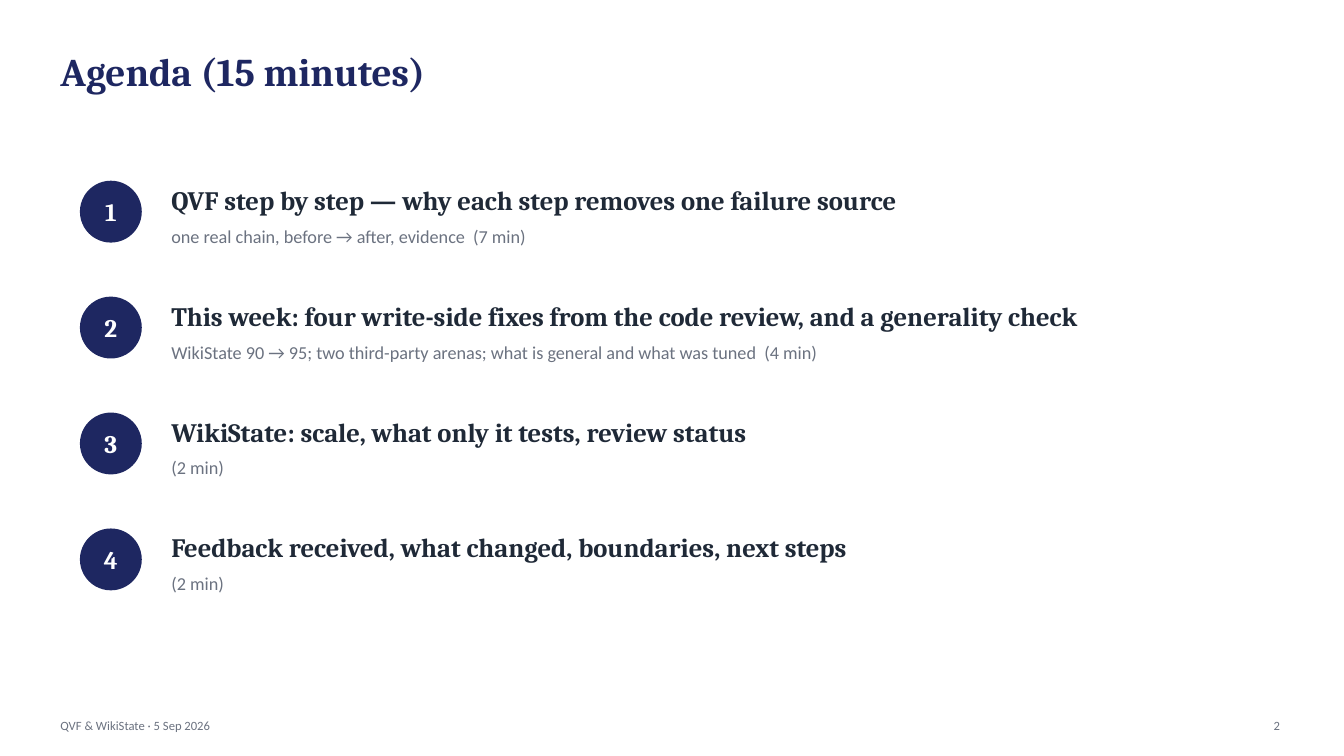
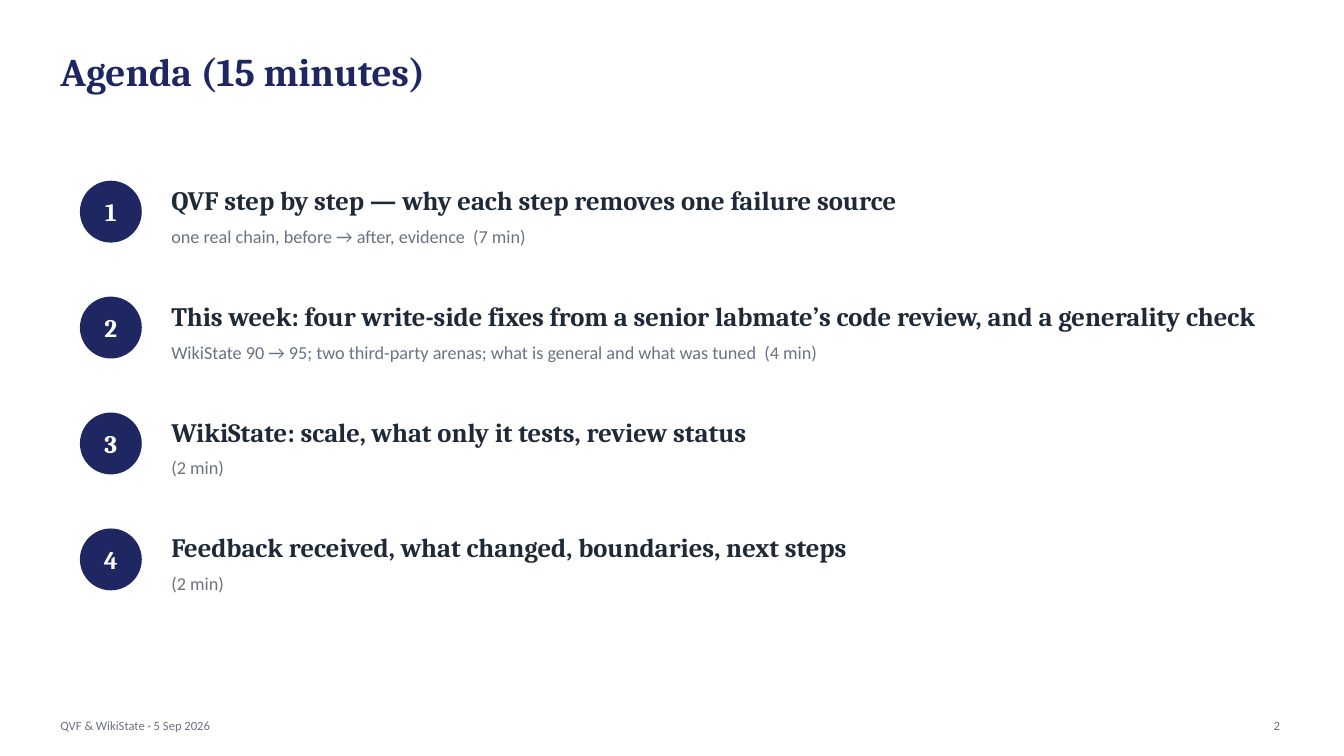
Before and after one commit to jeremyz12/qvf_withcontroller, a slide deck: slide 2 of results/talk_qvf_wikistate_20260905.pptx. Drawn at 1344x756 pixels with LibreOffice and Linux fonts; fonts in the diff are those of the drawing. Boxes give left, top, right and bottom in pixels: in the first picture for what was removed or moved away, otherwise in the second. Text is boxed around its words. In the diff, an @@ line names an element or a change of style, - is before the commit and + after.

```diff
--- a/results/talk_qvf_wikistate_20260905.pptx
+++ b/results/talk_qvf_wikistate_20260905.pptx
@@ text at <box>171,307,1255,332</box>: text changed @@
-This week: four write-side fixes from the code review, and a generality check
+This week: four write-side fixes from a senior labmate’s code review, and a generality check
```
Also in this commit, not shown: 4 other slides changed, 2 other files.
